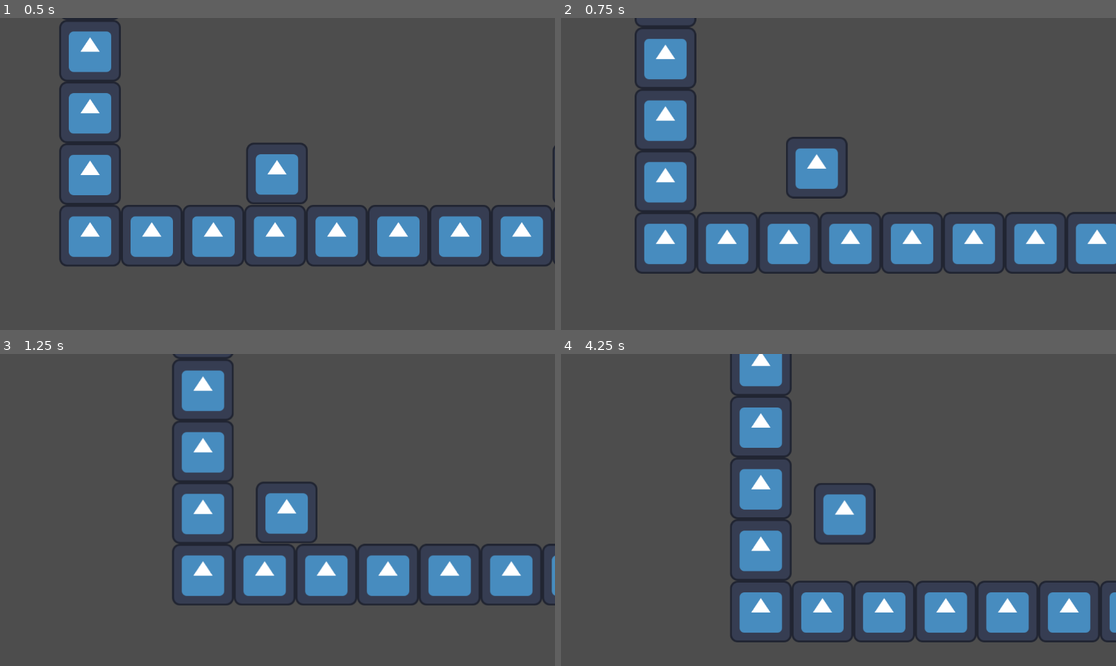
Above: before the commit, frames 1-4 (two rows, left to right).
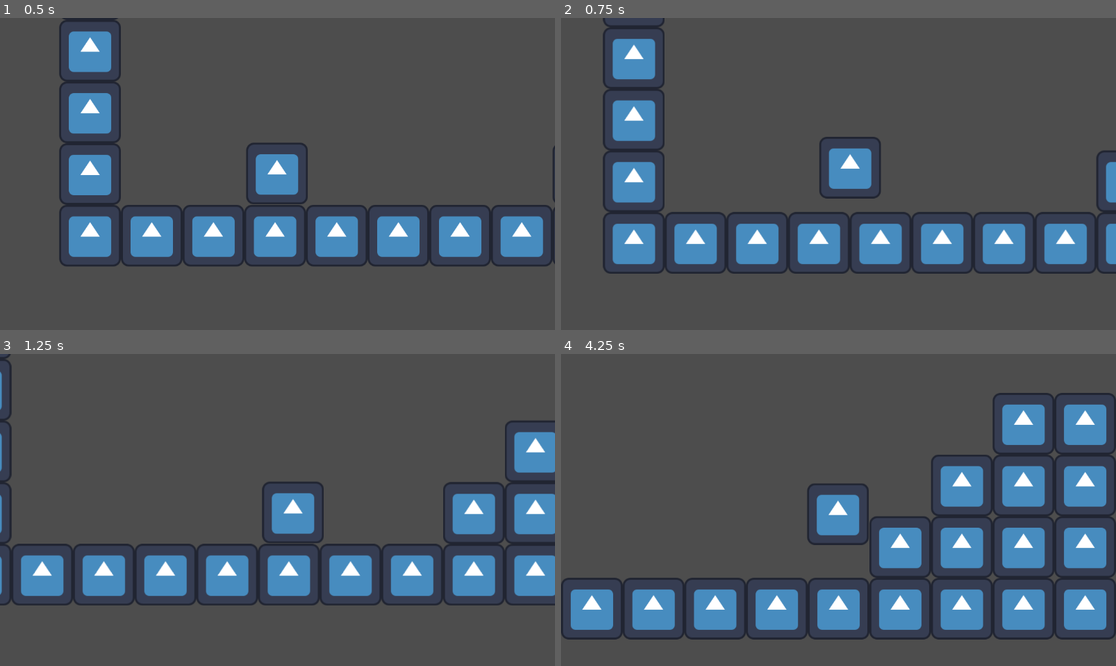
Above: after the commit, the same moments.

Repository: PL00T00/Jumping-The-Gun
Game: Godot game, scene res://node.tscn
Two runs of this game, one before a commit and one after it. Both use one fixed random seed, a clock stepped at 60 frames per second and the inputs below. The project has no main scene, so this scene is started directly. The engine's default icon, where the game draws it, is replaced by a stand-in: a white triangle on a blue panel in a dark square.
Inputs (mouse positions are in pixels of both pictures, inside the frame that each line leads up to):
- Up to frame 1 (0.5 s): no input
- Up to frame 2 (0.75 s): move the mouse to (960, 158) at 0.52 s; hold D (Right) from 0.53 s (still down); click (960, 158) at 0.6 s
- Up to frame 3 (1.25 s): keep holding D (Right)
- Up to frame 4 (4.25 s): move the mouse to (727, 525) at 1.27 s; click (727, 525) at 1.35 s; move the mouse to (894, 441) at 2.02 s; release D (Right) at 2.03 s; hold A (Left) 2.03-2.78 s; click (894, 441) at 2.1 s; move the mouse to (810, 572) at 2.77 s; hold D (Right) from 2.78 s (still down); click (810, 572) at 2.85 s; move the mouse to (1005, 556) at 3.52 s; click (1005, 556) at 3.6 s

Frame 1 is identical in both runs. In frame 2, 17% of the frame differs, in the area x 7-100%, y 0-82%; in frame 3, 19%; in frame 4, 29%, in the area x 0-100%, y 0-93%.

Commit message:
changed how recoil works
Didn't like how you couldn't really move if you shot downward so now you can but you dont slow down at all for half a second.

Diff:
--- a/player.gd
+++ b/player.gd
@@ -12,10 +12,10 @@
 		velocity += get_gravity() * delta
 
 	var direction := Input.get_axis("Left", "Right")
-	if not is_recoiling:
-		if direction:
-			velocity.x = direction * SPEED
-		else:
+	if direction:
+		velocity.x = direction * SPEED
+	else:
+		if not is_recoiling:
 			velocity.x = move_toward(velocity.x, 0, 20)
 	if Input.is_action_just_pressed("Shoot1") and can_shoot:
 		shoot()
